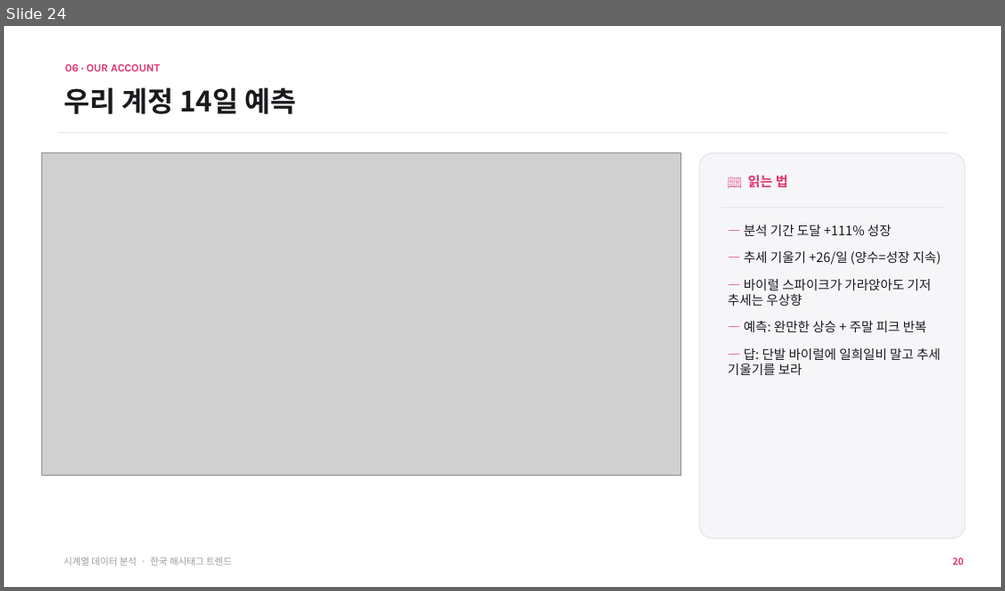
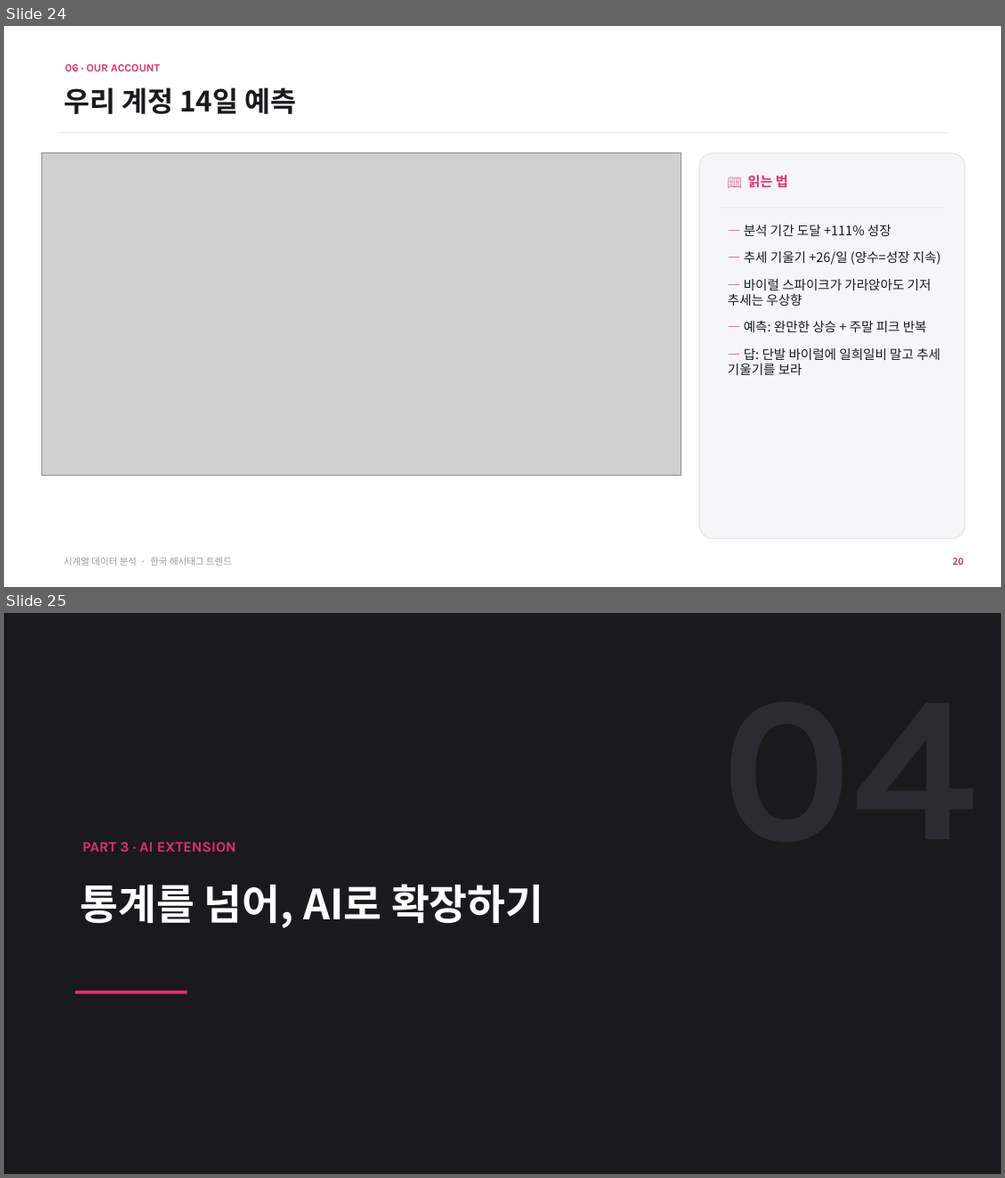
Before and after one commit to iluv4/insta_trend, a slide deck: presentation/insta_trend_timeseries.pptx. Shown one above the other, each under a label of ours: slide 24 before the commit, slides 24 and 25 after it. The pictures are 1005x591 and 1005x1178 pixels, drawn with LibreOffice and Linux fonts; fonts in the diff are those of the drawing; grey boxes stand for pictures. Boxes give left, top, right and bottom in pixels: in the first picture for what was removed or moved away, otherwise in the second. Text is boxed around its words. In the diff, an @@ line names an element or a change of style, - is before the commit and + after.

```diff
--- a/presentation/insta_trend_timeseries.pptx
+++ b/presentation/insta_trend_timeseries.pptx
@@ slide 25 added at <box>4,613,1001,1174</box>, background #FFFFFF @@
@@ rectangle added at <box>4,613,1001,1174</box>, fill #1A1A1E @@
@@ text added at <box>82,842,236,852</box>, 14 pt, text #E1306C, bold @@
+PART 3 · AI EXTENSION
@@ text added at <box>81,884,544,928</box>, 40 pt, text #FFFFFF, bold @@
+통계를 넘어, AI로 확장하기
@@ rectangle added at <box>75,990,187,994</box>, fill #E1306C @@
```
Also in this commit, not shown: 4 slides changed, 6 other slides added, 2 other files.
